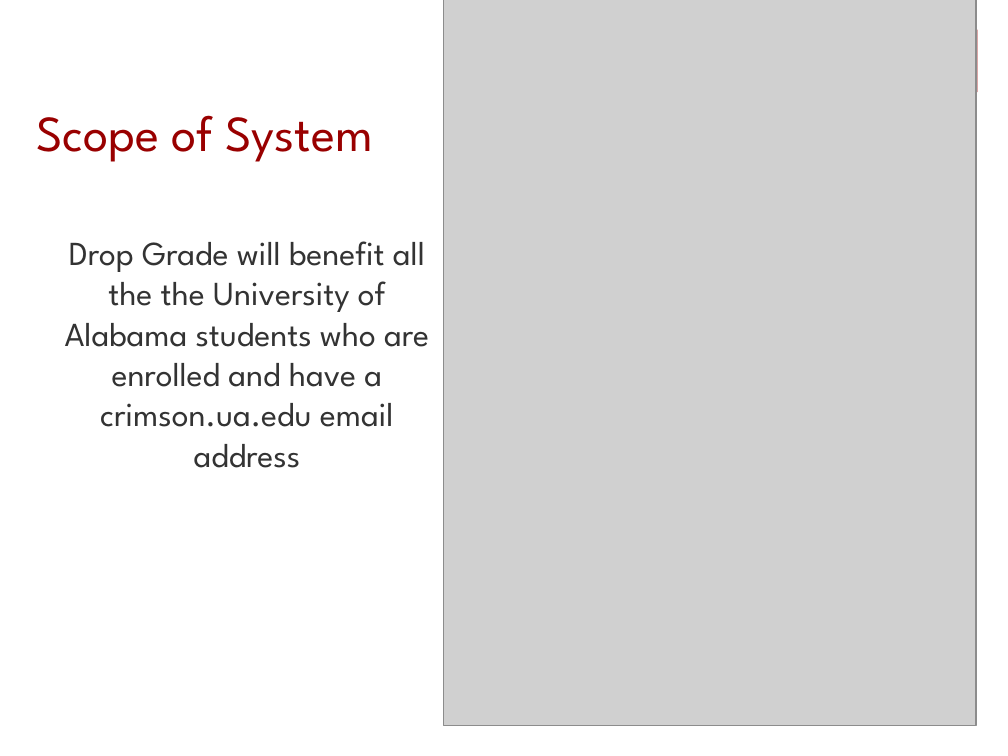
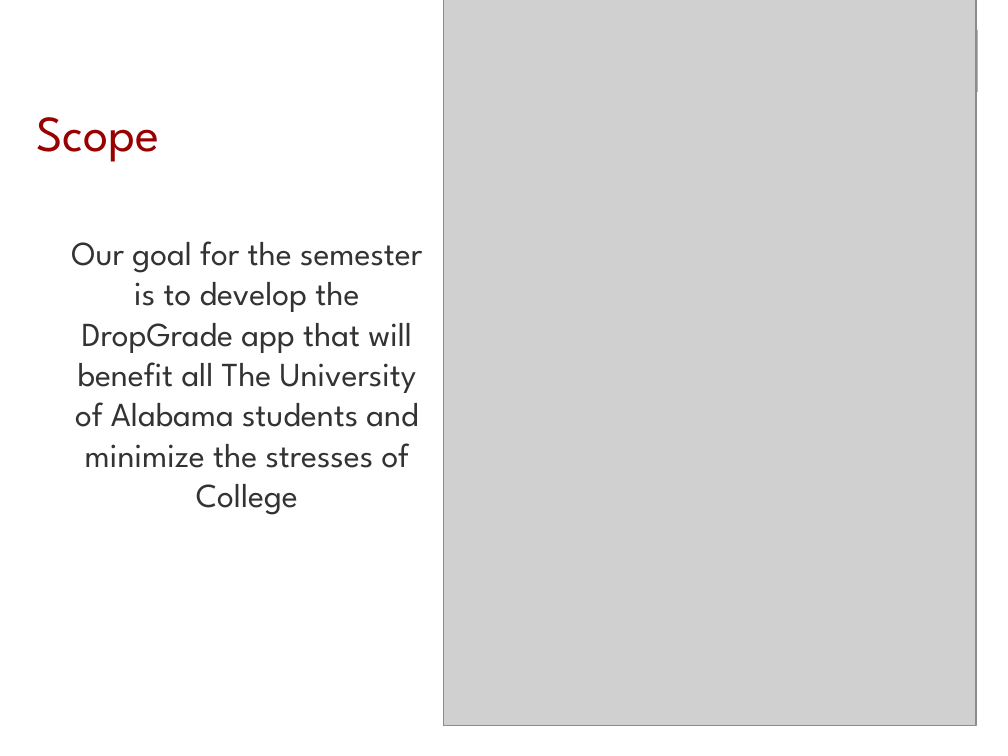
Before and after one commit to amdonham/DropGrade, a slide deck: slide 3 of Documents/SeniorDesignRequirementsP1.pptx. Drawn at 1008x756 pixels with LibreOffice and Linux fonts; fonts in the diff are those of the drawing; grey boxes stand for pictures. Boxes give left, top, right and bottom in pixels: in the first picture for what was removed or moved away, otherwise in the second. Text is boxed around its words. In the diff, an @@ line names an element or a change of style, - is before the commit and + after.

Commit message:
Updates to Powerpoint

```diff
--- a/Documents/SeniorDesignRequirementsP1.pptx
+++ b/Documents/SeniorDesignRequirementsP1.pptx
@@ title at (36,117,159,162): text changed @@
-Scope of System
+Scope
@@ text at (71,241,422,515): text changed @@
-Drop Grade will benefit all the the University of Alabama students who are enrolled and have a crimson.ua.edu email address
+Our goal for the semester is to develop the DropGrade app that will benefit all The University of Alabama students and minimize the stresses of College
```
Also in this commit, not shown: 2 other slides changed, 2 slides added, 2 slides removed, 1 other file.
